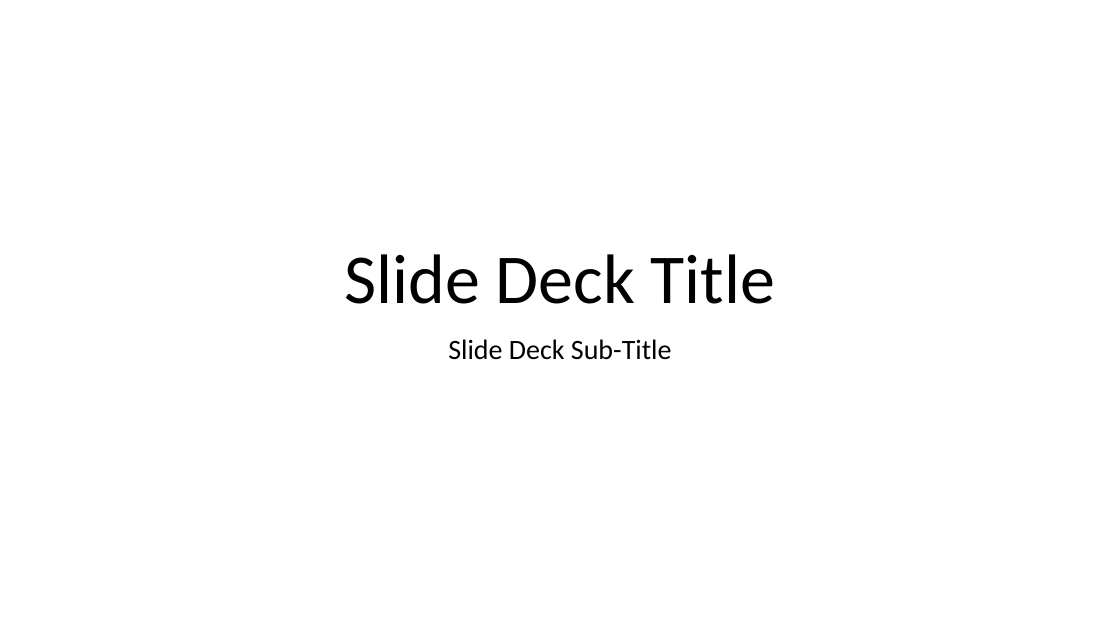
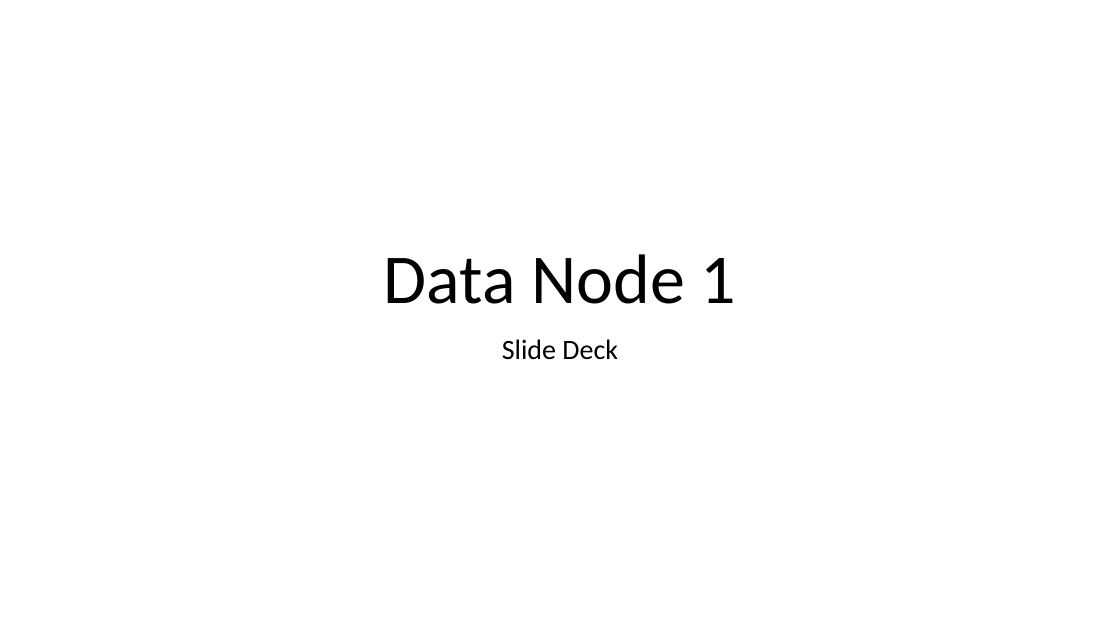
Before and after one commit to sevire/outlines_unleashed_webapp, a slide deck: slide 1 of ou_app/resources/ppt_output_01.pptx. Drawn at 1120x630 pixels with LibreOffice and Linux fonts; fonts in the diff are those of the drawing. Boxes give left, top, right and bottom in pixels: in the first picture for what was removed or moved away, otherwise in the second. Text is boxed around its words. In the diff, an @@ line names an element or a change of style, - is before the commit and + after.

```diff
--- a/ou_app/resources/ppt_output_01.pptx
+++ b/ou_app/resources/ppt_output_01.pptx
@@ title at [384, 254, 736, 304]: text changed @@
-Slide Deck Title
+Data Node 1
@@ subtitle at [502, 339, 618, 360]: text changed @@
-Slide Deck Sub-Title
+Slide Deck
```
Also in this commit, not shown: 1 other slide changed, 11 slides added, 5 slides removed, 7 other files.
